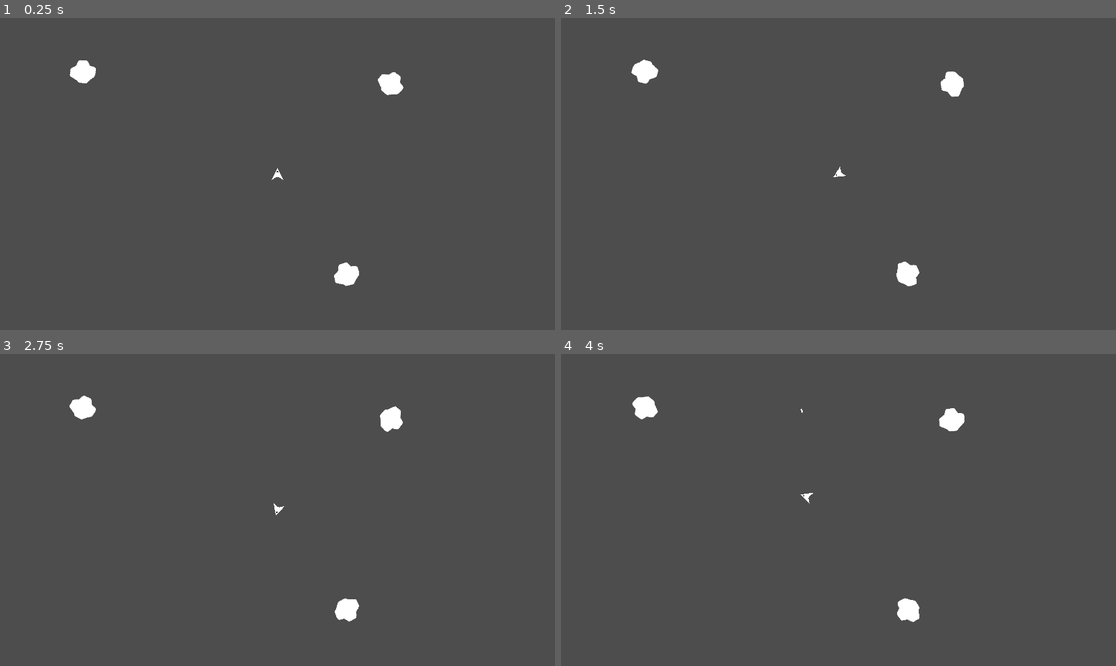
Above: before the commit, frames 1-4 (two rows, left to right).
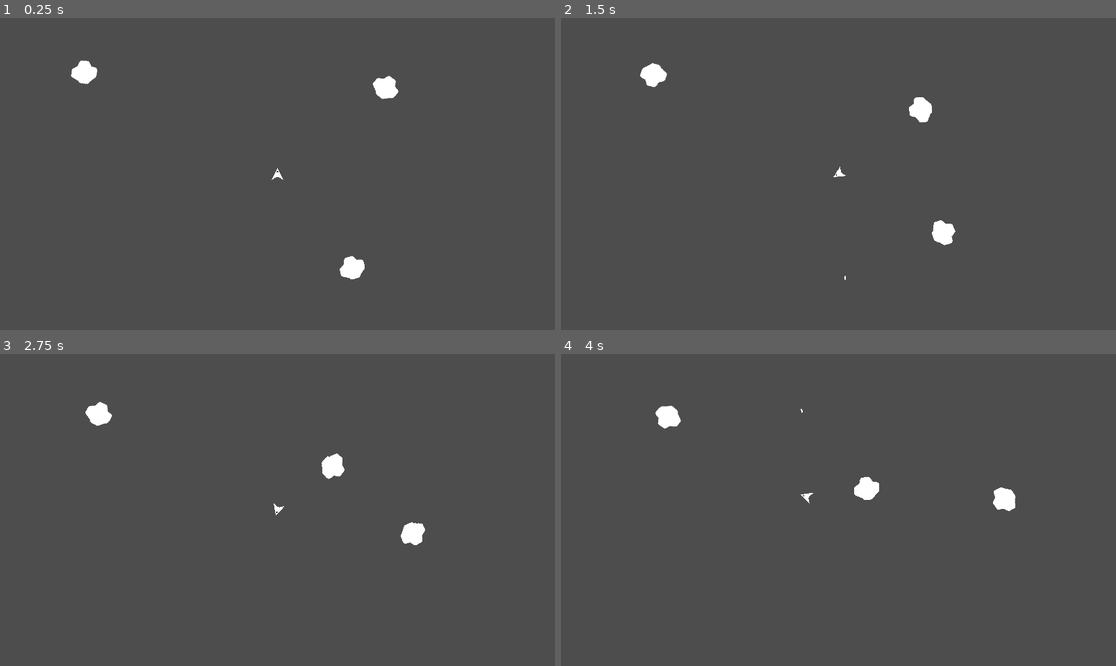
Above: after the commit, the same moments.

Repository: JustinRyanH/1bit_space
Game: Godot game, scene res://scenes/demo.tscn
Two runs of this game, one before a commit and one after it. Both use one fixed random seed, a clock stepped at 60 frames per second and the inputs below.
Inputs (mouse positions are in pixels of both pictures, inside the frame that each line leads up to):
- Up to frame 1 (0.25 s): no input
- Up to frame 2 (1.5 s): tap Enter at 0.5 s; move the mouse to (905, 273) at 0.52 s; hold D (Rotate Right) 0.53-1.28 s; tap Space (Fire) at 0.6 s; click (905, 273) at 0.67 s; move the mouse to (644, 71) at 1.27 s; hold A (Rotate Left) from 1.28 s (still down); click (644, 71) at 1.35 s
- Up to frame 3 (2.75 s): move the mouse to (388, 419) at 2.02 s; release A (Rotate Left) at 2.03 s; hold D (Rotate Right) from 2.03 s (still down); tap Enter at 2.1 s; click (388, 419) at 2.17 s
- Up to frame 4 (4 s): move the mouse to (810, 572) at 2.77 s; release D (Rotate Right) at 2.78 s; hold W (Accelerate) 2.78-3.53 s; tap F at 2.85 s; click (810, 572) at 2.92 s; move the mouse to (1005, 556) at 3.52 s; hold A (Rotate Left) from 3.53 s (still down); tap Space (Fire) at 3.6 s

The runs differ from the first frame. In frame 1, 0.5% of the frame differs, in the area x 12-73%, y 13-86%; in frame 2, 1.2%; in frame 3, 1.4%; in frame 4, 1.5%, in the area x 12-82%, y 13-86%.

Commit message:
feat: implement a better game feel

Diff:
--- a/scenes/asteroid/large_asteroid.tscn
+++ b/scenes/asteroid/large_asteroid.tscn
@@ -1,8 +1,18 @@
-[gd_scene load_steps=4 format=3 uid="uid://bkd2qs5sx4twg"]
+[gd_scene load_steps=7 format=3 uid="uid://bkd2qs5sx4twg"]
 
 [ext_resource type="PackedScene" uid="uid://b4kqauh2okga8" path="res://scenes/asteroid/asteroid.tscn" id="1_gtsgu"]
 [ext_resource type="PackedScene" uid="uid://cubax3i1jnaxf" path="res://scenes/asteroid/small_asteroid.tscn" id="2_4aynr"]
 [ext_resource type="Texture2D" uid="uid://c261keymf7u48" path="res://assets/asteroid1.png" id="2_okblt"]
+
+[sub_resource type="CapsuleShape2D" id="CapsuleShape2D_w5uxd"]
+radius = 31.5998
+height = 109.993
+
+[sub_resource type="CapsuleShape2D" id="CapsuleShape2D_csh28"]
+radius = 31.5998
+height = 105.6
+
+[sub_resource type="CircleShape2D" id="CircleShape2D_5u3qm"]
 
 [node name="LargeAsteroid" instance=ExtResource("1_gtsgu")]
 mass = 20.0
@@ -16,19 +26,21 @@
 position = Vector2(-24, 22)
 rotation = 0.523599
 
-[node name="CollisionPolygon2D" type="CollisionPolygon2D" parent="." index="1"]
-visible = false
+[node name="Sprite2D" parent="." index="1"]
+texture = ExtResource("2_okblt")
+
+[node name="CollisionPolygon2D" type="CollisionPolygon2D" parent="." index="2"]
 polygon = PackedVector2Array(-44, -27, -15, -47, 10, -36, 25, -42, 36, -40, 50, -9, 38, 32, 10, 49, -4, 45, -34, 48, -50, 20, -38, -5)
 
-[node name="Sprite2D" parent="." index="2"]
-texture = ExtResource("2_okblt")
+[node name="CollisionShape2D" type="CollisionShape2D" parent="Hurtbox" index="0"]
+position = Vector2(0, 3)
+rotation = 0.93846
+shape = SubResource("CapsuleShape2D_w5uxd")
 
-[node name="Hurtbox" parent="." index="3"]
-visible = false
-
-[node name="CollisionPolygon2D" type="CollisionPolygon2D" parent="Hurtbox" index="0"]
-visible = false
-polygon = PackedVector2Array(-44, -27, -15, -47, 10, -36, 25, -42, 36, -40, 50, -9, 38, 32, 10, 49, -4, 45, -34, 48, -50, 20, -37, -4)
+[node name="CollisionShape2D2" type="CollisionShape2D" parent="Hurtbox" index="1"]
+position = Vector2(0, 1)
+rotation = 2.49795
+shape = SubResource("CapsuleShape2D_csh28")
 
 [node name="Hitbox" parent="." index="4"]
 visible = false
@@ -36,3 +48,6 @@
 
 [node name="CollisionPolygon2D" type="CollisionPolygon2D" parent="Hitbox" index="0"]
 polygon = PackedVector2Array(-48, -29, -15, -51, 9, -40, 37, -45, 50, -27, 53, -7, 43, 33, 10, 53, -4, 51, -40, 51, -54, 21, -43, -5)
+
+[node name="CollisionShape2D" type="CollisionShape2D" parent="VisibleOnScreenNotifier2D" index="0"]
+shape = SubResource("CircleShape2D_5u3qm")
--- a/scenes/demo.tscn
+++ b/scenes/demo.tscn
@@ -26,6 +26,7 @@
 script = ExtResource("3_u0c30")
 asteroid_spawn_bus = ExtResource("4_68duc")
 spawn_scene = ExtResource("3_106lf")
+max_asteroid_count = 12
 
 [node name="LargeAsteroid" parent="AsteroidManager" instance=ExtResource("3_106lf")]
 position = Vector2(288, 416)
--- a/scenes/projectiles/simple_projectile.tscn
+++ b/scenes/projectiles/simple_projectile.tscn
@@ -48,7 +48,6 @@
 shape = SubResource("CapsuleShape2D_3ca77")
 
 [node name="ProjectileLifeTimer" parent="." index="3"]
-wait_time = 0.5
 one_shot = true
 autostart = true
 
--- a/systems/asteroid_manager.gd
+++ b/systems/asteroid_manager.gd
@@ -21,7 +21,7 @@
 func _ready() -> void:
 	asteroid_spawn_bus.spawn_asteroids.connect(spawn_sub_asteroid)
 	asteroid_spawn_bus.completely_destroyed.connect(spawn_new_asteroid)
-	# randmize_asteroid_directions()
+	randmize_asteroid_directions()
 
 func spawn_sub_asteroid(scene: PackedScene, location: Vector2, velocity: Vector2) -> void:
 	var node = scene.instantiate() as Asteroid
--- a/vfx/all_direction_explosion.tscn
+++ b/vfx/all_direction_explosion.tscn
@@ -21,8 +21,8 @@
 particle_flag_disable_z = true
 direction = Vector3(2.08165e-12, 2.08165e-12, 2.08165e-12)
 spread = 180.0
-initial_velocity_min = 200.0
-initial_velocity_max = 300.0
+initial_velocity_min = 100.0
+initial_velocity_max = 200.0
 gravity = Vector3(2.08165e-12, 2.08165e-12, 2.08165e-12)
 damping_min = 10.0
 damping_max = 10.0
--- a/vfx/directional_explosion.tscn
+++ b/vfx/directional_explosion.tscn
@@ -26,8 +26,8 @@
 particle_flag_disable_z = true
 direction = Vector3(2.08165e-12, -1, 2.08165e-12)
 spread = 75.0
-initial_velocity_min = 200.0
-initial_velocity_max = 500.0
+initial_velocity_min = 400.0
+initial_velocity_max = 600.0
 gravity = Vector3(2.08165e-12, 2.08165e-12, 2.08165e-12)
 damping_min = 15.0
 damping_max = 15.0
@@ -39,8 +39,8 @@
 
 [node name="DirectionalExplosion" type="GPUParticles2D"]
 emitting = false
-amount = 15
+amount = 30
 process_material = SubResource("ParticleProcessMaterial_q41pp")
-lifetime = 0.2
+lifetime = 0.4
 one_shot = true
 explosiveness = 0.9
--- a/vfx/global_vfx_manager.gd
+++ b/vfx/global_vfx_manager.gd
@@ -3,9 +3,9 @@
 @export var vfx_bus: VfxBus
 
 func _ready() -> void:
-    vfx_bus.spawn_particle_gpu.connect(spawn_gpu_particle)
+	vfx_bus.spawn_particle_gpu.connect(spawn_gpu_particle)
 
 func spawn_gpu_particle(node: GPUParticles2D) -> void:
-    if not node: return
-    node.emitting = true
-    add_child(node)
+	if not node: return
+	node.emitting = true
+	add_child(node)
